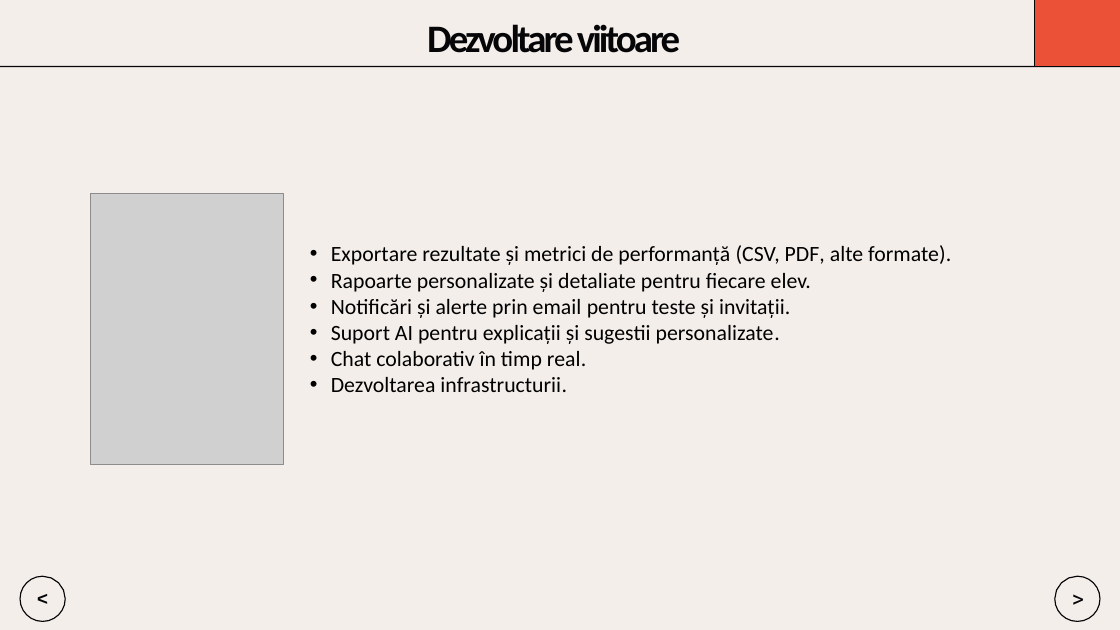
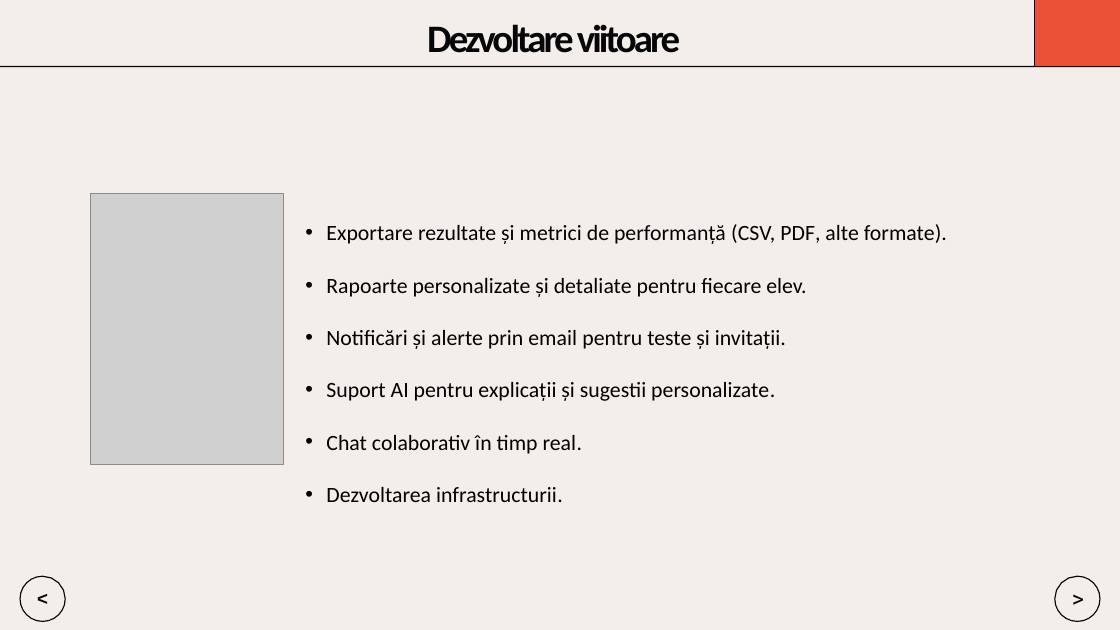
Before and after one commit to Dragomir1401/VisioScience-3D, a slide deck: slide 16 of Roadmap/scss/Prezentare_Final_Dragomir_Andrei.pptx. Drawn at 1120x630 pixels with LibreOffice and Linux fonts; fonts in the diff are those of the drawing; grey boxes stand for pictures. Boxes give left, top, right and bottom in pixels: in the first picture for what was removed or moved away, otherwise in the second. Text is boxed around its words. In the diff, an @@ line names an element or a change of style, - is before the commit and + after.

```diff
--- a/Roadmap/scss/Prezentare_Final_Dragomir_Andrei.pptx
+++ b/Roadmap/scss/Prezentare_Final_Dragomir_Andrei.pptx
@@ text "Exportare rezultate și metrici de ..." rewrapped from (x1=331, y1=245, x2=951, y2=392) to (x1=326, y1=224, x2=947, y2=502) @@
```
Also in this commit, not shown: 6 other slides changed.
